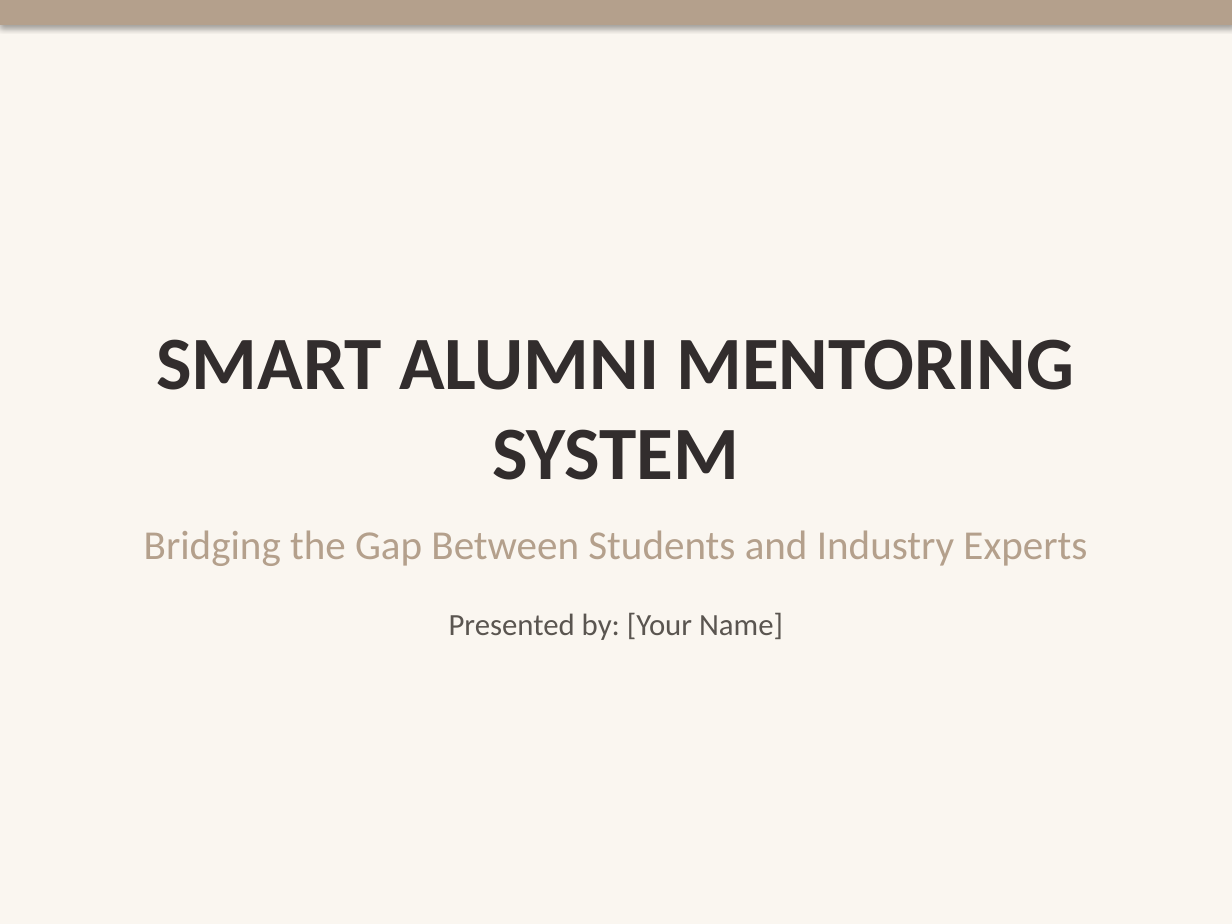
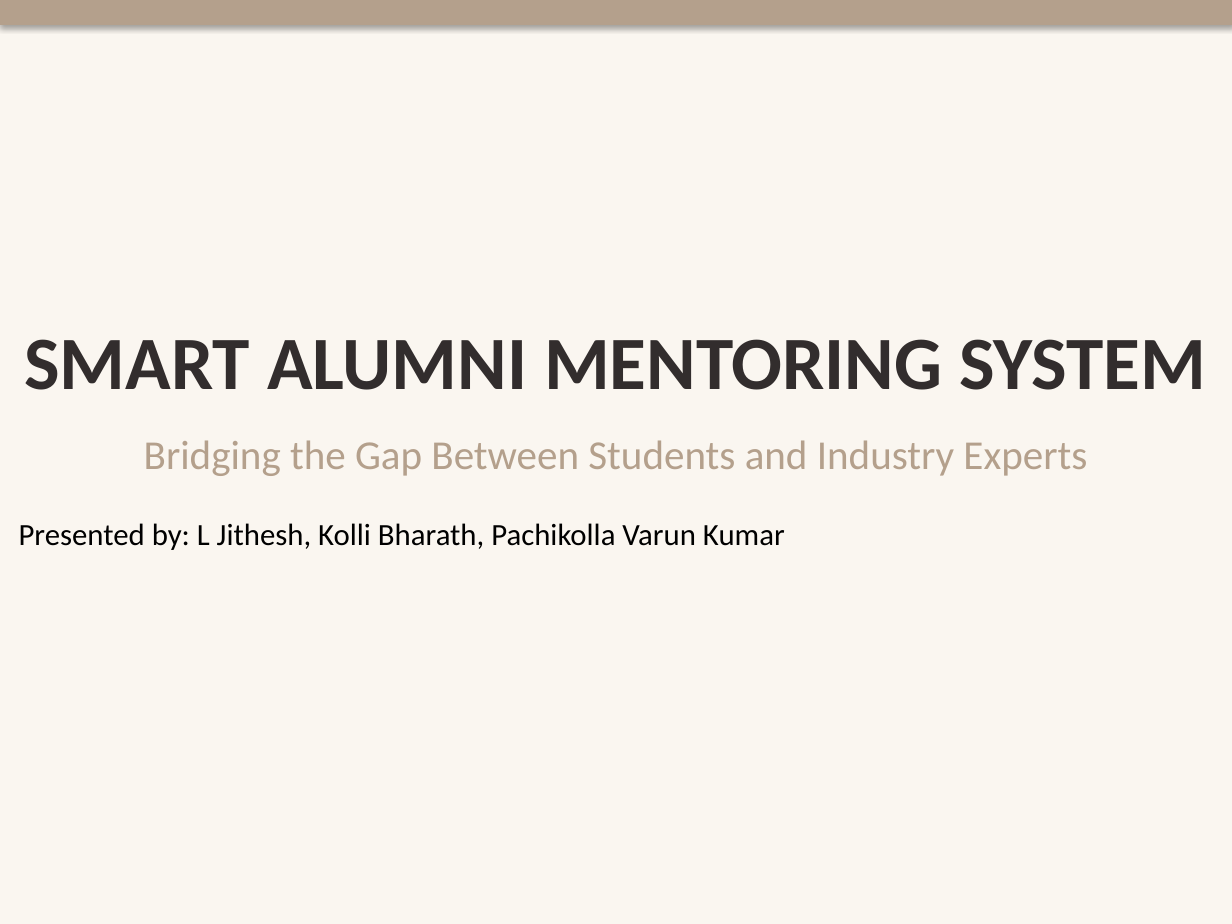
Before and after one commit to jitheshl/smart-alumini-mentoring-system, a slide deck: slide 1 of Smart_Alumni_Mentoring_System.pptx. Drawn at 1232x924 pixels with LibreOffice and Linux fonts; fonts in the diff are those of the drawing. Boxes give left, top, right and bottom in pixels: in the first picture for what was removed or moved away, otherwise in the second. Text is boxed around its words. In the diff, an @@ line names an element or a change of style, - is before the commit and + after.

```diff
--- a/Smart_Alumni_Mentoring_System.pptx
+++ b/Smart_Alumni_Mentoring_System.pptx
@@ text "SMART ALUMNI MENTORING SYSTEM": place and size @@
-text "SMART ALUMNI MENTORING SYSTEM" at (144,339,1087,640)
+text "SMART ALUMNI MENTORING SYSTEM" at (19,339,1206,550)
@@ text at (19,523,785,550): text changed; text colour #5A5550 to #000000 @@
-Presented by: [Your Name]
+Presented by: L Jithesh, Kolli Bharath, Pachikolla Varun Kumar
```
Also in this commit, not shown: 30 other files.
